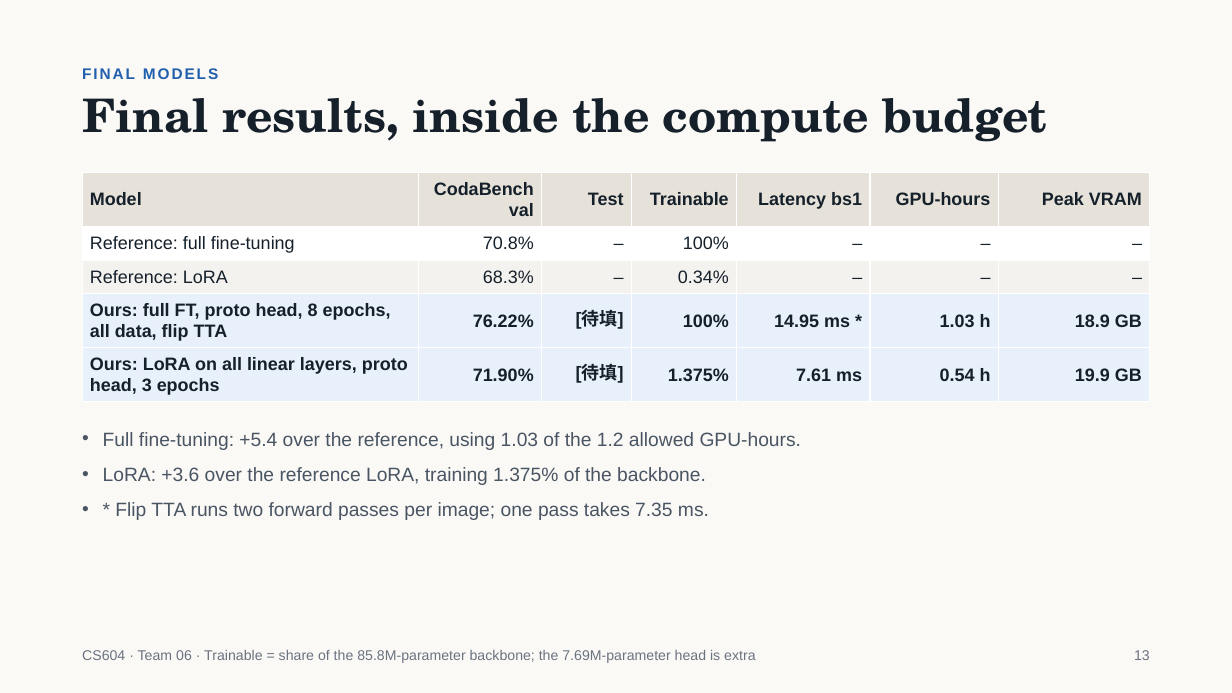
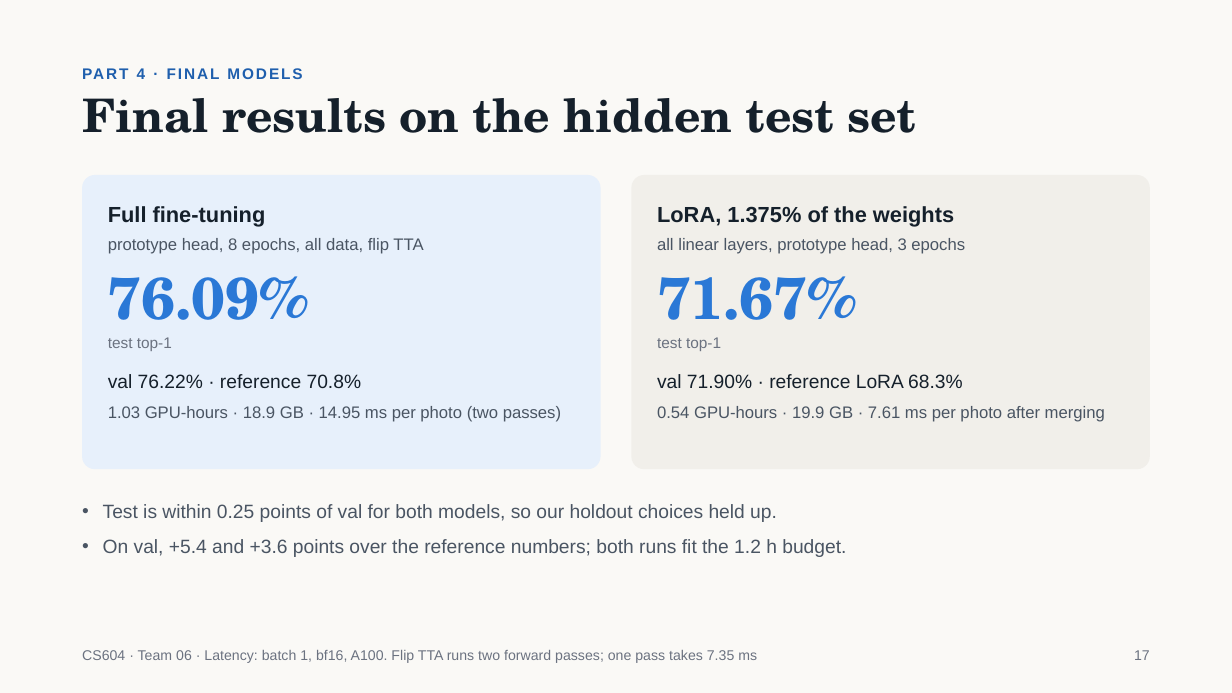
Before and after one commit to jiaobuchong/deep-cv, a slide deck: slide 17 of cs604_team06_slides.pptx (slide 13 before the commit). Drawn at 1232x693 pixels with LibreOffice and Linux fonts; fonts in the diff are those of the drawing. Boxes give left, top, right and bottom in pixels: in the first picture for what was removed or moved away, otherwise in the second. Text is boxed around its words. In the diff, an @@ line names an element or a change of style, - is before the commit and + after.

```diff
--- a/cs604_team06_slides.pptx
+++ b/cs604_team06_slides.pptx
@@ text at <box>82,68,505,521</box>: text changed @@
-FINAL MODELS
+PART 4 · FINAL MODELS
@@ title at <box>222,98,916,133</box>: text changed @@
-Final results, inside the compute budget
+Final results on the hidden test set
@@ table removed at <box>82,173,1150,402</box>, 5 rows, 7 columns @@
-Model | CodaBench val | Test | Trainable | Latency bs1 | GPU-hours | Peak VRAM
-Reference: full fine-tuning | 70.8% | – | 100% | – | – | –
-Reference: LoRA | 68.3% | – | 0.34% | – | – | –
-Ours: full FT, proto head, 8 epochs, all data, flip TTA | 76.22% | [待填] | 100% | 14.95 ms * | 1.03 h | 18.9 GB
-Ours: LoRA on all linear layers, proto head, 3 epochs | 71.90% | [待填] | 1.375% | 7.61 ms | 0.54 h | 19.9 GB
@@ rounded rectangle added at <box>82,175,601,469</box>, fill #E7F0FB @@
@@ rounded rectangle added at <box>631,175,1150,469</box>, fill #F1EFEA @@
@@ text added at <box>108,206,266,227</box>, 17 pt, text #15202B, bold @@
+Full fine-tuning
@@ text added at <box>657,206,954,227</box>, 17 pt, text #15202B, bold @@
+LoRA, 1.375% of the weights
@@ text added at <box>108,238,423,254</box>, 13 pt, text #4A5563 @@
+prototype head, 8 epochs, all data, flip TTA
@@ text added at <box>657,238,965,254</box>, 13 pt, text #4A5563 @@
+all linear layers, prototype head, 3 epochs
@@ text added at <box>108,276,309,338</box>, 46 pt, text #2A78D6, bold @@
+76.09%
@@ text added at <box>657,276,856,338</box>, 46 pt, text #2A78D6, bold @@
+71.67%
@@ text added at <box>108,337,172,351</box>, 12 pt, text #6B7280 @@
+test top-1
@@ text added at <box>657,337,721,351</box>, 12 pt, text #6B7280 @@
+test top-1
@@ text added at <box>108,374,362,388</box>, 15 pt, text #15202B @@
+val 76.22% · reference 70.8%
@@ text added at <box>657,374,963,388</box>, 15 pt, text #15202B @@
+val 71.90% · reference LoRA 68.3%
@@ text added at <box>108,406,561,422</box>, 13 pt, text #4A5563 @@
+1.03 GPU-hours · 18.9 GB · 14.95 ms per photo (two passes)
@@ text added at <box>657,406,1105,422</box>, 13 pt, text #4A5563 @@
+0.54 GPU-hours · 19.9 GB · 7.61 ms per photo after merging
@@ text removed at <box>103,432,802,520</box> @@
-• Full fine-tuning: +5.4 over the reference, using 1.03 of the 1.2 allowed GPU-hours.
-• LoRA: +3.6 over the reference LoRA, training 1.375% of the backbone.
-• * Flip TTA runs two forward passes per image; one pass takes 7.35 ms.
@@ text added at <box>103,504,846,557</box>, 15 pt, text #4A5563 @@
+• Test is within 0.25 points of val for both models, so our holdout choices held up.
+• On val, +5.4 and +3.6 points over the reference numbers; both runs fit the 1.2 h budget.
@@ text at <box>82,650,757,663</box>: text changed @@
-CS604 · Team 06 · Trainable = share of the 85.8M-parameter backbone; the 7.69M-parameter head is extra
+CS604 · Team 06 · Latency: batch 1, bf16, A100. Flip TTA runs two forward passes; one pass takes 7.35 ms
@@ text at <box>1134,650,1150,660</box>: text changed @@
-13
+17
```
Also in this commit, not shown: 17 other slides changed, 5 slides added, 1 slide removed, 51 other files.
